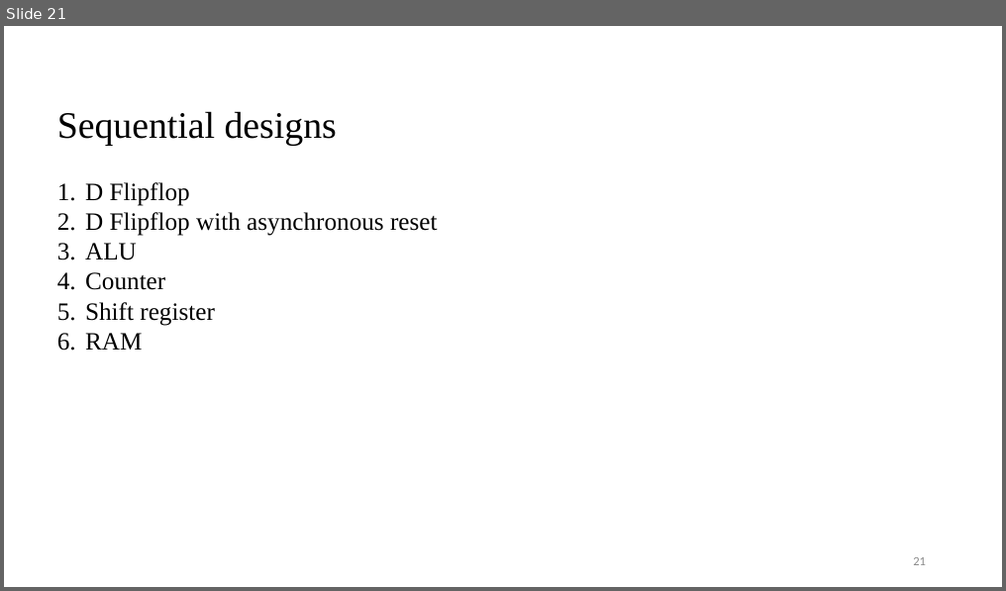
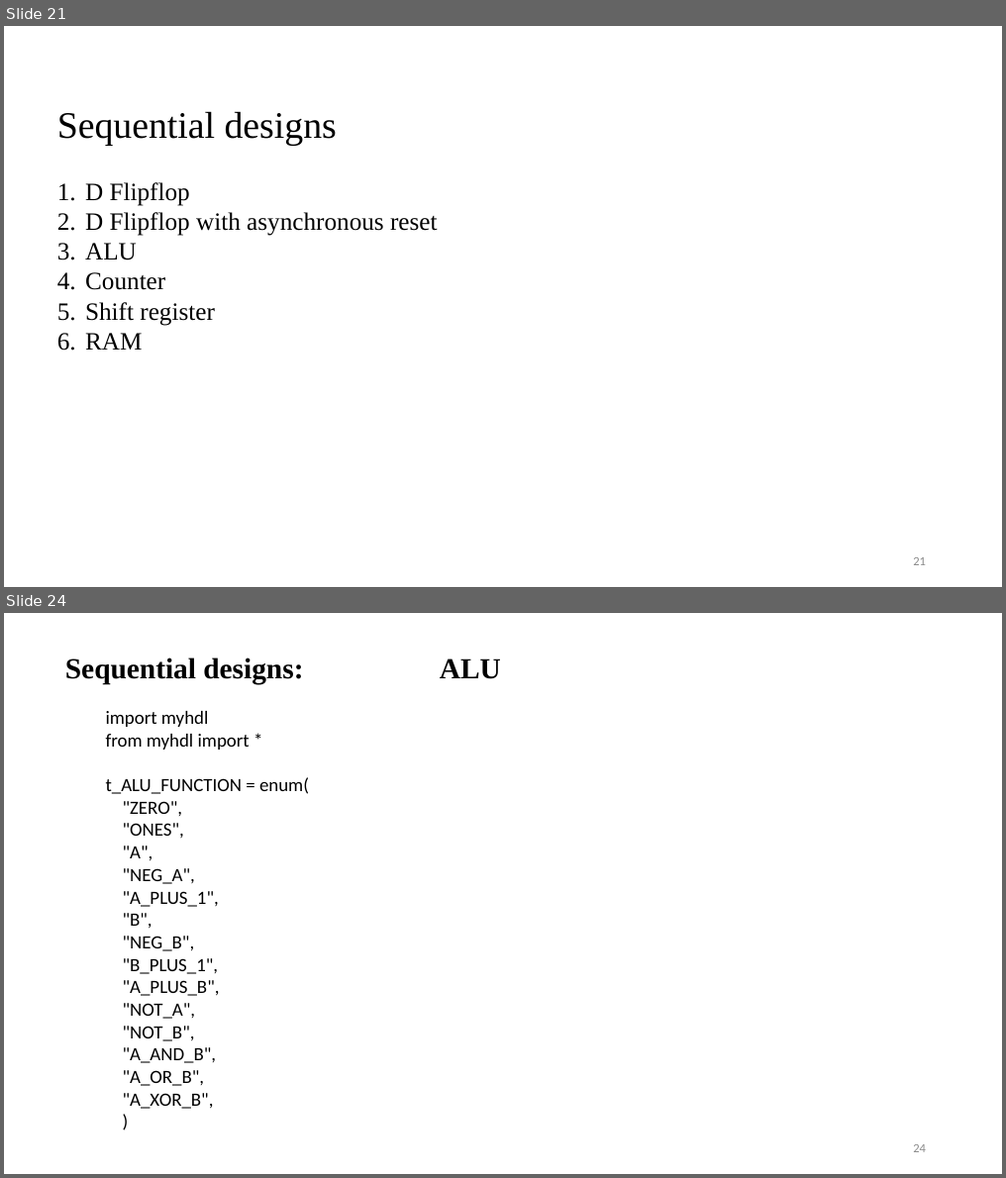
Before and after one commit to visionvlsi/Proj_HLS_phase1, a slide deck: hls_phase1.pptx. Shown one above the other, each under a label of ours: slide 21 before the commit, slides 21 and 24 after it; the slides between them are not shown. The pictures are 1006x591 and 1006x1178 pixels, drawn with LibreOffice and Linux fonts; fonts in the diff are those of the drawing. Boxes give left, top, right and bottom in pixels: in the first picture for what was removed or moved away, otherwise in the second. Text is boxed around its words. In the diff, an @@ line names an element or a change of style, - is before the commit and + after.

```diff
--- a/hls_phase1.pptx
+++ b/hls_phase1.pptx
@@ slide 24 added at (4,613,1002,1174), background #FFFFFF @@
@@ text added at (65,658,501,684), 28 pt, text #000000, bold @@
+Sequential designs: ALU
@@ text added at (106,711,309,1109), 18 pt, text #000000 @@
+import myhdl
+from myhdl import *
+t_ALU_FUNCTION = enum(
+"ZERO",
+"ONES",
+"A",
+"NEG_A",
+"A_PLUS_1",
+"B",
+"NEG_B",
+"B_PLUS_1",
+"A_PLUS_B",
+"NOT_A",
+"NOT_B",
+"A_AND_B",
+"A_OR_B",
+"A_XOR_B",
+)
@@ page number added at (913,1145,926,1153), 12 pt, text #8C8C8C @@
+24
```
Also in this commit, not shown: 8 other slides added.
